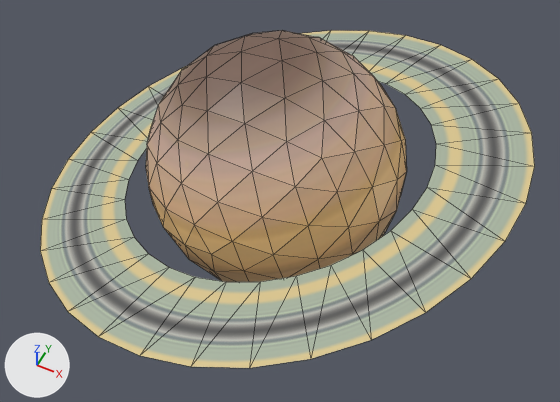
A saved change to the glTF model SaturnAssets/Saturn.gltf.
Camera for both pictures: a camera (50 mm lens) standing at (1.92, -3.77, 4.28) and looking at (0.13, -0.18, -0.2). The lights are fixed; the arrows at lower left show +X, +Y and +Z. Mesh edges are drawn as thin lines. Vertices at the same position are counted once.

Names of what the first picture shows: 'Saturn'.
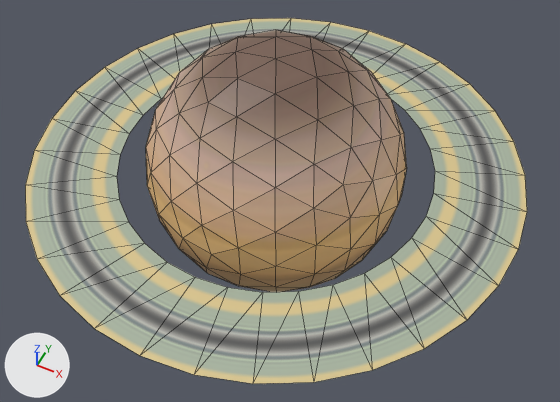
The change in detail:
me_icosphere has 226 vertices, 384 faces and spans x -1.9..1.9, y -1.0..1.0, z -1.9..1.9.
me_icosphere is used by ob_saturn; location (0.0, 0.0, 0.0); rotation (-1.571, -0.267, 0.0), in degrees (-90, -15, 0).
me_icosphere part 1: the loose piece of 64 vertices spanning x -1.9..1.9, y -0.05..0.05, z -1.9..1.9 is scaled about its middle by (1, 0, 1).
Object 'Saturn' (ob_saturn) turns from (-90, -15, 0) to (-90, 0, 0) degrees about x, y and z.

Where the change shows, as pixel boxes [x1, y1, x2, y2] in the pictures (560 x 402 px):
'Saturn', reshaped, turned: before [40, 30, 535, 368]; after [25, 18, 527, 384]
